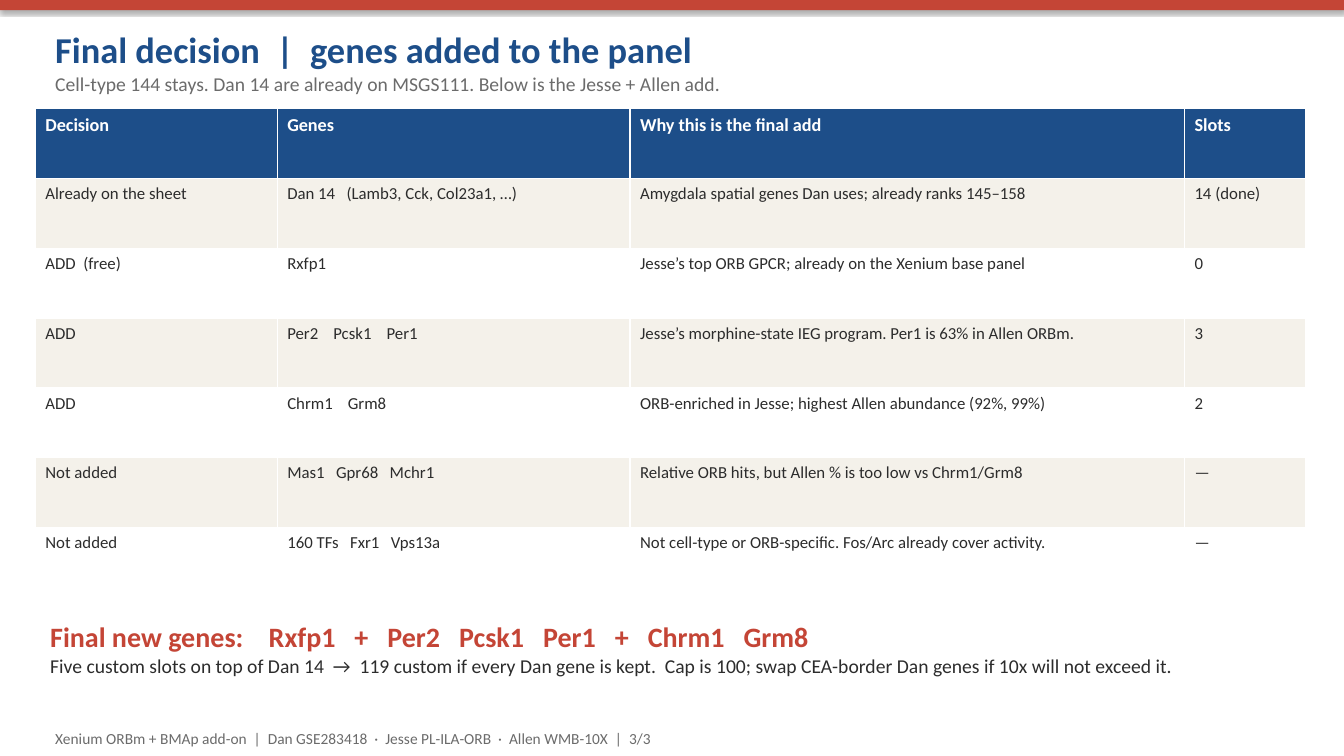
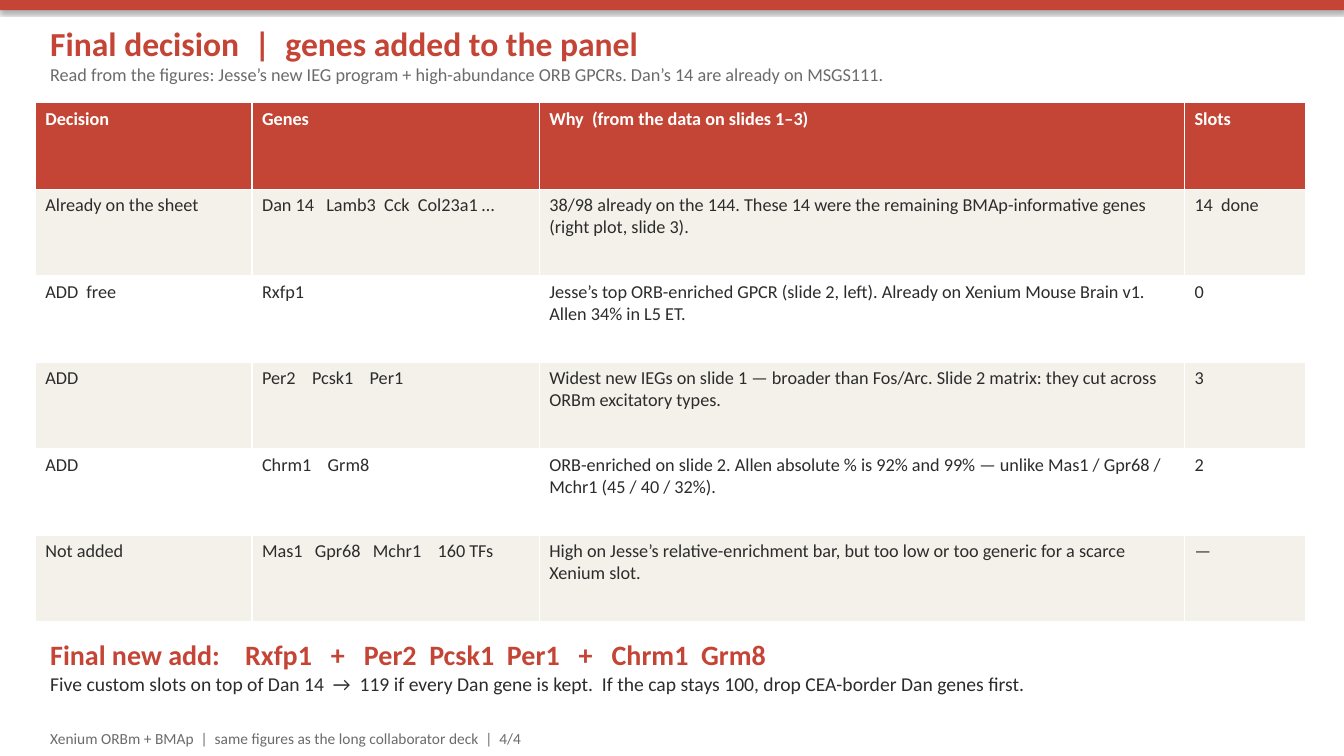
Before and after one commit to limserenahansol/Genelist_analysis_WMB, a slide deck: slide 4 of v3/outputs/Add_genes_Jesse_Allen_Dan_4slides.pptx (slide 3 before the commit). Drawn at 1344x756 pixels with LibreOffice and Linux fonts; fonts in the diff are those of the drawing. Boxes give left, top, right and bottom in pixels: in the first picture for what was removed or moved away, otherwise in the second. Text is boxed around its words. In the diff, an @@ line names an element or a change of style, - is before the commit and + after.

```diff
--- a/v3/outputs/Add_genes_Jesse_Allen_Dan_4slides.pptx
+++ b/v3/outputs/Add_genes_Jesse_Allen_Dan_4slides.pptx
@@ text "Final decision | genes added ..." at <box>50,32,638,62</box>: size 26 to 24 pt, text colour #1D4E89 to #C44536 @@
@@ text at <box>50,68,883,84</box>: text changed; size 14 to 13 pt @@
-Cell-type 144 stays. Dan 14 are already on MSGS111. Below is the Jesse + Allen add.
+Read from the figures: Jesse’s new IEG program + high-abundance ORB GPCRs. Dan’s 14 are already on MSGS111.
@@ table at <box>35,103,1306,622</box> @@
-row 1: Decision | Genes | Why this is the final add | Slots
-row 2: Already on the sheet | Dan 14 (Lamb3, Cck, Col23a1, …) | Amygdala spatial genes Dan uses; already ranks 145–158 | 14 (done)
-row 3: ADD (free) | Rxfp1 | Jesse’s top ORB GPCR; already on the Xenium base panel | 0
-row 4: ADD | Per2 Pcsk1 Per1 | Jesse’s morphine-state IEG program. Per1 is 63% in Allen ORBm. | 3
-row 5: ADD | Chrm1 Grm8 | ORB-enriched in Jesse; highest Allen abundance (92%, 99%) | 2
-row 6: Not added | Mas1 Gpr68 Mchr1 | Relative ORB hits, but Allen % is too low vs Chrm1/Grm8 | —
-row 7: Not added | 160 TFs Fxr1 Vps13a | Not cell-type or ORB-specific. Fos/Arc already cover activity. | —
+row 1: Decision | Genes | Why (from the data on slides 1–3) | Slots
+row 2: Already on the sheet | Dan 14 Lamb3 Cck Col23a1 … | 38/98 already on the 144. These 14 were the remaining BMAp-informative genes (right plot, slide 3). | 14 done
+row 3: ADD free | Rxfp1 | Jesse’s top ORB-enriched GPCR (slide 2, left). Already on Xenium Mouse Brain v1. Allen 34% in L5 ET. | 0
+row 4: ADD | Per2 Pcsk1 Per1 | Widest new IEGs on slide 1 — broader than Fos/Arc. Slide 2 matrix: they cut across ORBm excitatory types. | 3
+row 5: ADD | Chrm1 Grm8 | ORB-enriched on slide 2. Allen absolute % is 92% and 99% — unlike Mas1 / Gpr68 / Mchr1 (45 / 40 / 32%). | 2
+row 6: Not added | Mas1 Gpr68 Mchr1 160 TFs | High on Jesse’s relative-enrichment bar, but too low or too generic for a scarce Xenium slot. | —
@@ table: place and size @@
-table at <box>35,109,1306,598</box>
+table at <box>35,103,1306,622</box>
@@ text at <box>50,645,1024,695</box>: text changed @@
-Final new genes: Rxfp1 + Per2 Pcsk1 Per1 + Chrm1 Grm8
-Five custom slots on top of Dan 14 → 119 custom if every Dan gene is kept. Cap is 100; swap CEA-border Dan genes if 10x will not exceed it.
+Final new add: Rxfp1 + Per2 Pcsk1 Per1 + Chrm1 Grm8
+Five custom slots on top of Dan 14 → 119 if every Dan gene is kept. If the cap stays 100, drop CEA-border Dan genes first.
@@ text at <box>50,733,521,747</box>: text changed @@
-Xenium ORBm + BMAp add-on | Dan GSE283418 · Jesse PL-ILA-ORB · Allen WMB-10X | 3/3
+Xenium ORBm + BMAp | same figures as the long collaborator deck | 4/4
```
Also in this commit, not shown: 3 slides added, 2 slides removed, 1 other file.
